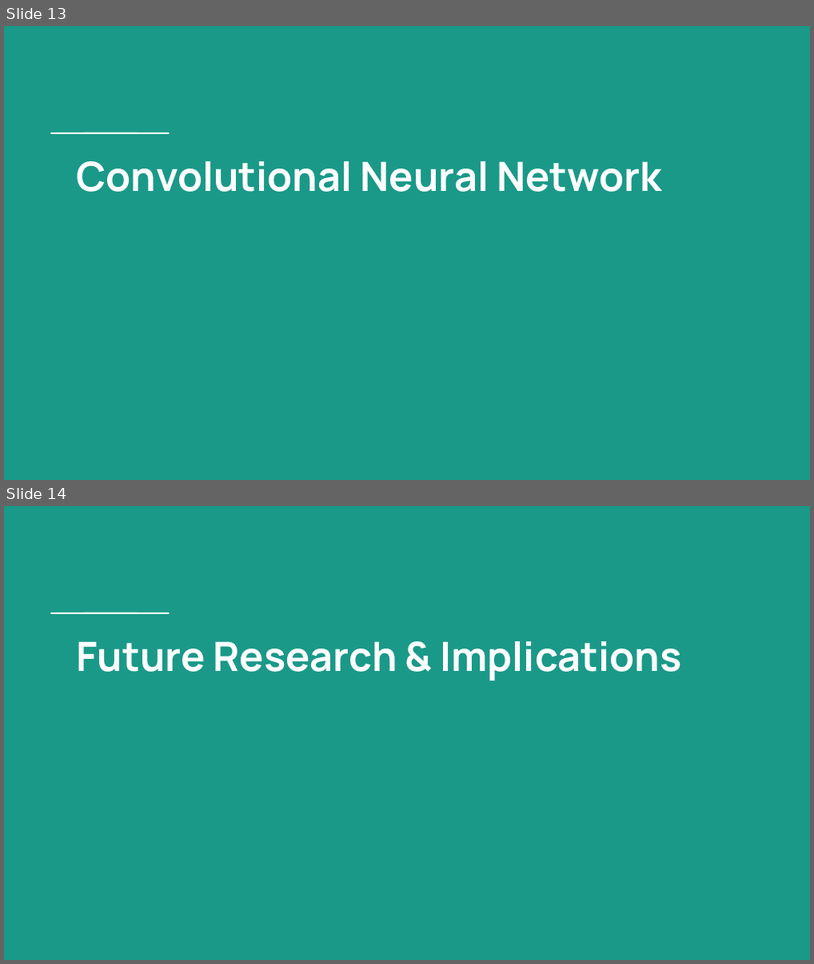
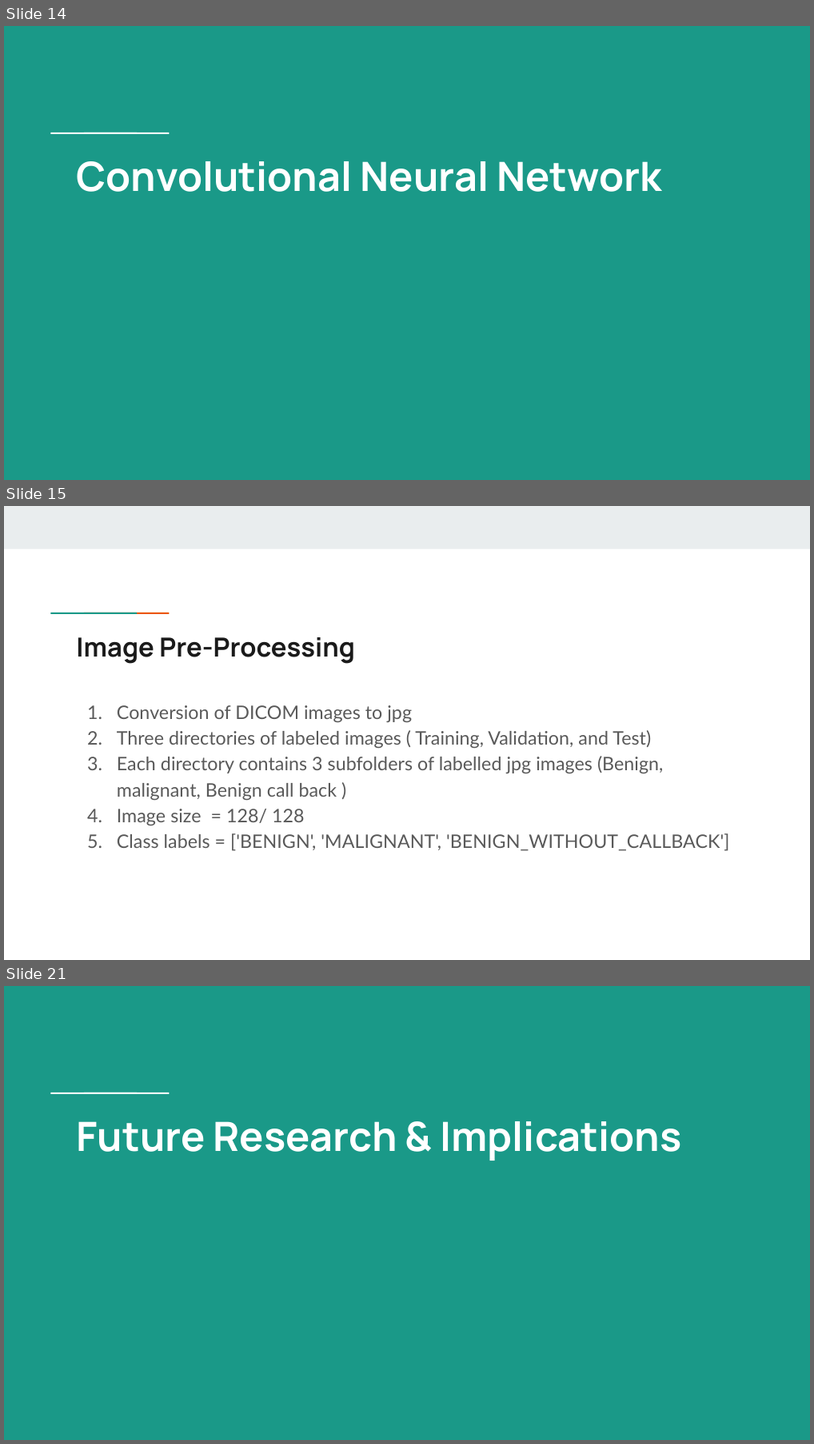
Before and after one commit to lisanvo/aai501-final-project, a slide deck: pptxslides.pptx. Shown one above the other, each under a label of ours: slides 13 and 14 before the commit, slides 14, 15 and 21 after it; the slides between them are not shown. The pictures are 814x964 and 814x1444 pixels, drawn with LibreOffice and Linux fonts; fonts in the diff are those of the drawing. Boxes give left, top, right and bottom in pixels: in the first picture for what was removed or moved away, otherwise in the second. Text is boxed around its words. In the diff, an @@ line names an element or a change of style, - is before the commit and + after.

```diff
--- a/pptxslides.pptx
+++ b/pptxslides.pptx
@@ slide 15 added at box(4, 506, 810, 960), background #FFFFFF @@
@@ rectangle added at box(4, 506, 810, 548), fill #E9EDEE @@
@@ rectangle added at box(78, 611, 110, 615), fill #1A9988 @@
@@ rectangle added at box(110, 611, 142, 615), fill #EB5600 @@
@@ title added at box(76, 637, 355, 664), 23.4 pt, text #1A1A1A, bold @@
+Image Pre-Processing
@@ text added at box(117, 705, 730, 851), 16.6 pt, text #595959 @@
+1. Conversion of DICOM images to jpg
+2. Three directories of labeled images ( Training, Validation, and Test)
+3. Each directory contains 3 subfolders of labelled jpg images (Benign, malignant, Benign call back )
+4. Image size = 128/ 128
+5. Class labels = ['BENIGN', 'MALIGNANT', 'BENIGN_WITHOUT_CALLBACK']
@@ what was slide 13 is now slide 14 @@
@@ what was slide 14 is now slide 21 @@
```
Also in this commit, not shown: 8 slides changed, 11 other slides added, 4 slides removed.
